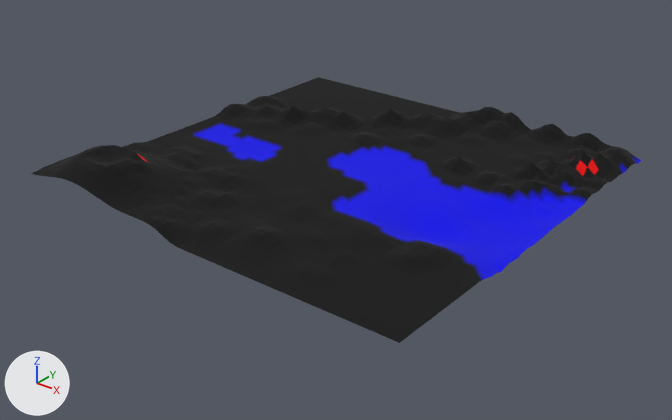
Two versions of the glTF model art/world/export/world_landscape_2km.glb, one commit apart.
One viewpoint serves both versions: a 50 mm lens placed at (2429.0, -3118.0, 1714.0), pointed at (28.0, -116.0, -147.0). Arrows for +X, +Y and +Z are at lower left; the lights stay in place. The picture after the commit comes second. Where no turn or scale is listed for an object, it has been applied to the vertices. Vertices at exactly the same position are counted once.

The older version as bpy lines, for what is in view:
```python
me_plane_001 = bpy.data.meshes.new('Plane.001')
me_plane_001.from_pydata(...)  # 2704 vertices, 5202 faces; spans x -1000.0..1000.0, y -1000.0..1000.0, z -62.0..153.0
me_plane_001.materials.append(mat_ground_placeholder)
ob_geo = bpy.data.objects.new('geo', me_plane_001)
ob_geo.location = (0.0, 0.0, 0.0)
```
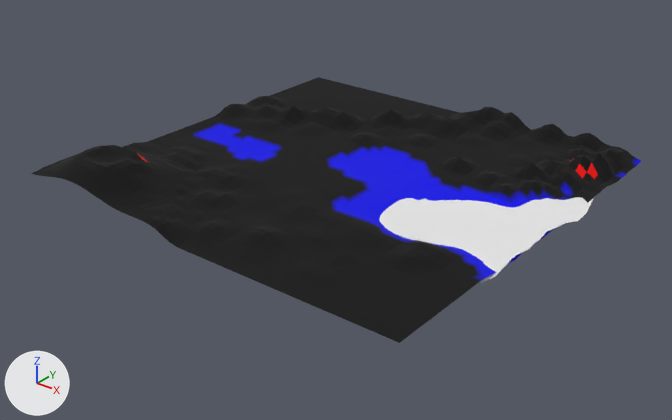
The change, as a diff of the scene's bpy script:
```diff
--- a/art/world/export/world_landscape_2km.glb.py
+++ b/art/world/export/world_landscape_2km.glb.py
@@ mat_water_placeholder @@
+mat_water_placeholder = principled_material('water_placeholder')
+mat_water_placeholder.base_color = (0.8, 0.8, 0.8)  # white #e7e7e7
+mat_water_placeholder.roughness = 1.0
@@ me_plane_001 @@
 # used by ob_geo; location = (0.0, 0.0, 0.0)
-me_plane_001.from_pydata(...)  # 2704 vertices, 5202 faces; spans x -1000.0..1000.0, y -1000.0..1000.0, z -62.0..153.0
+me_plane_001.from_pydata(...)  # 2704 vertices, 5202 faces; spans x -1000.0..1004.0, y -1000.0..1000.0, z -62.0..153.0
+# me_plane_001 part 1: 158 of 2704 vertices moved; they spanned x 765.0..1000.0, y -490.0..1000.0, z -38.0..89.0 and now span x 765.0..1004.0, y -490.0..1000.0, z -39.0..72.0; mean shift (0.0, -2.0, -10.0); largest move (961.0, 882.0, 28.0) -> (961.0, 882.0, -21.0)
+# other edits to the shape of me_plane_001 do not show in these pictures
 me_plane_001.materials.append(mat_ground_placeholder)
@@ me_plane @@
+me_plane.from_pydata(...)  # 446 vertices, 802 faces; spans x -244.0..497.0, y -272.0..718.0, z -46.0
+me_plane.materials.append(mat_water_placeholder)  # white #e7e7e7
@@ ob_ocean @@
+ob_ocean = bpy.data.objects.new('Ocean', me_plane)
+ob_ocean.location = (550.0, -215.0, 29.0)
```

Changed parts and their boxes [x1, y1, x2, y2] in the pictures (672 x 420 px; the box of a moved part takes in the faces that stretch with it):
'Ocean', added
    after: [379, 197, 594, 283]
part 1 of me_plane_001, moved or reshaped
    both: [464, 146, 641, 285]
